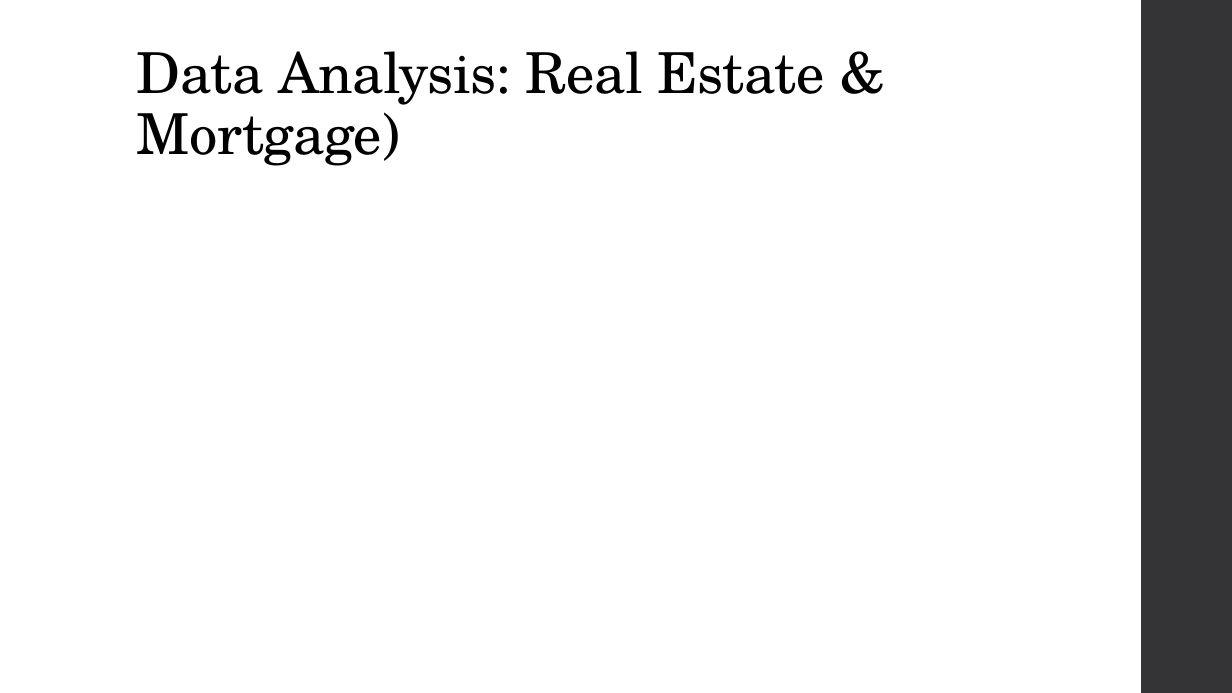
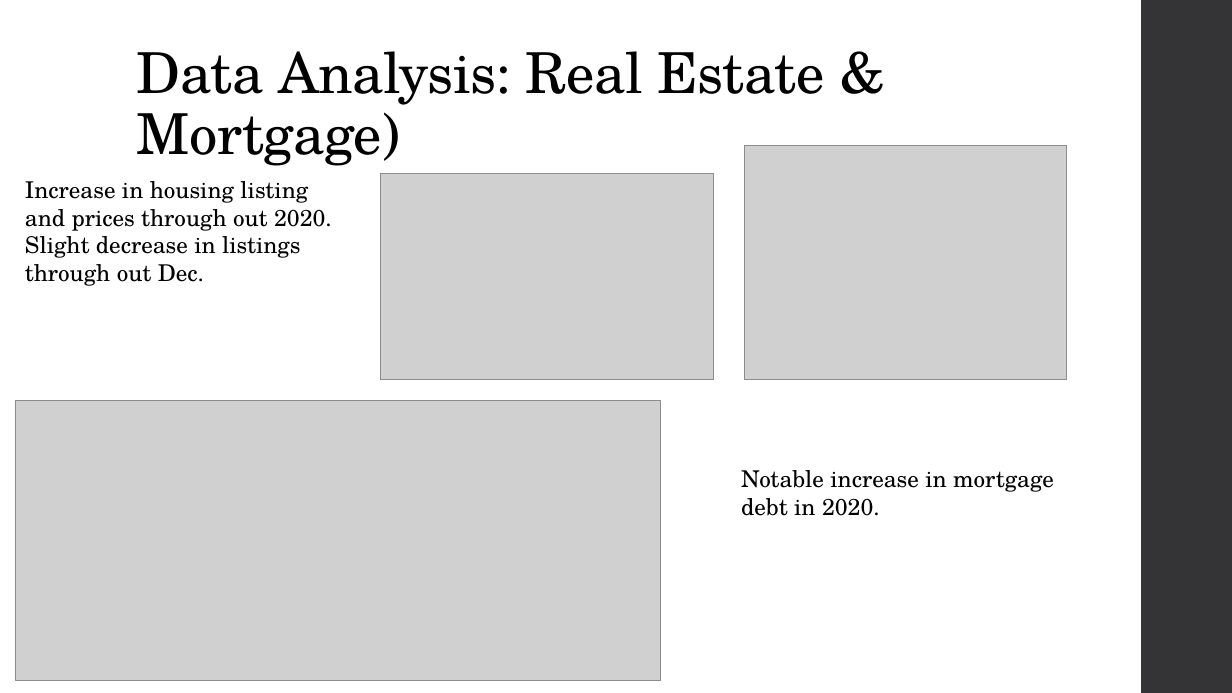
Before and after one commit to priscilla-wong/Project_1, a slide deck: slide 7 of Project_1_Slides.pptx. Drawn at 1232x693 pixels with LibreOffice and Linux fonts; fonts in the diff are those of the drawing; grey boxes stand for pictures. Boxes give left, top, right and bottom in pixels: in the first picture for what was removed or moved away, otherwise in the second. Text is boxed around its words. In the diff, an @@ line names an element or a change of style, - is before the commit and + after.

```diff
--- a/Project_1_Slides.pptx
+++ b/Project_1_Slides.pptx
@@ picture added at [745,145,1067,379] @@
@@ picture added at [381,174,714,379] @@
@@ text added at [25,181,332,286], 18 pt, text #000000 @@
+Increase in housing listing and prices through out 2020.
+Slight decrease in listings through out Dec.
@@ picture added at [16,401,660,681] @@
@@ text added at [741,470,1054,516], 18 pt, text #000000 @@
+Notable increase in mortgage debt in 2020.
```
Also in this commit, not shown: 4 other slides changed, 2 slides added, 1 slide removed.
